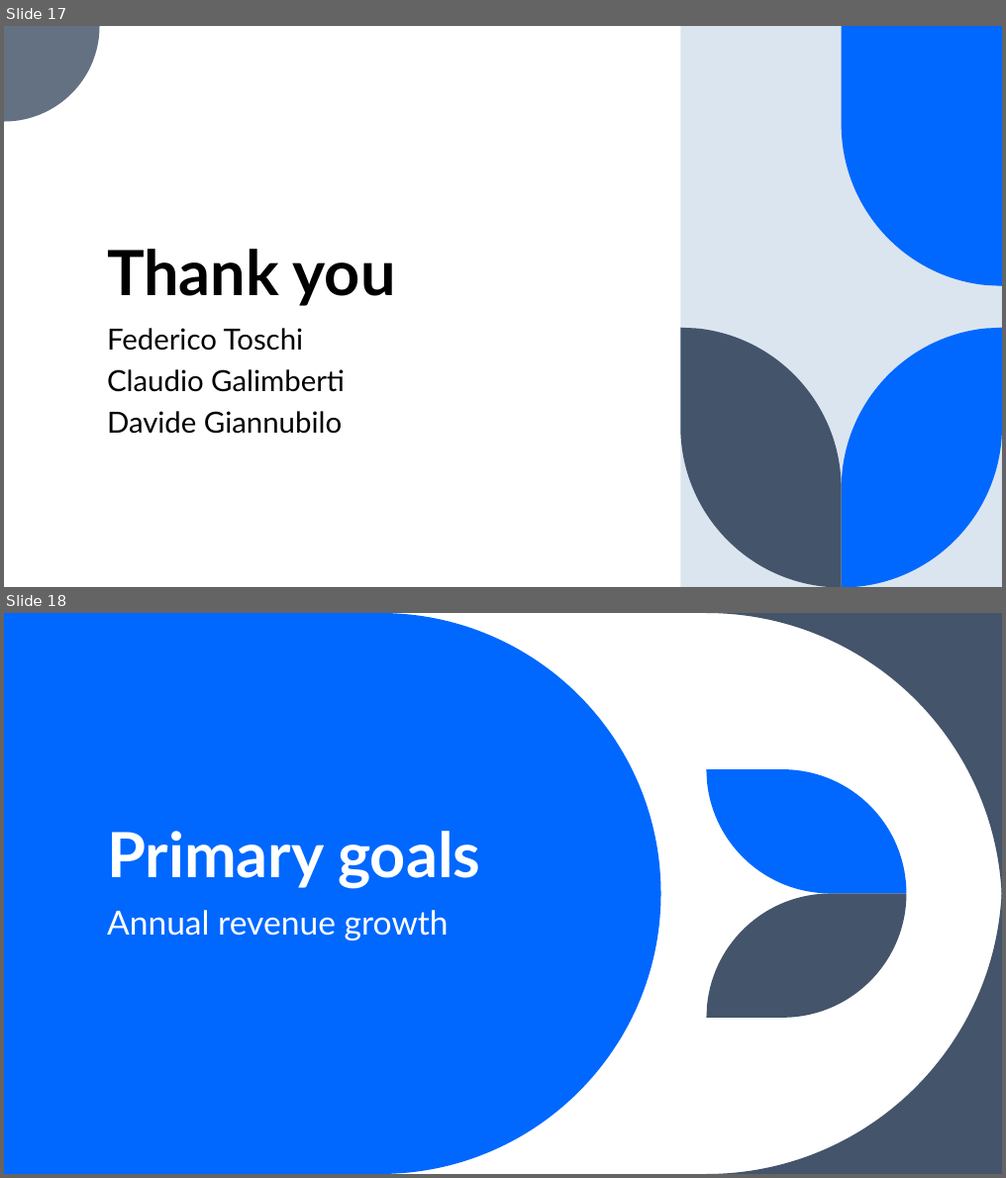
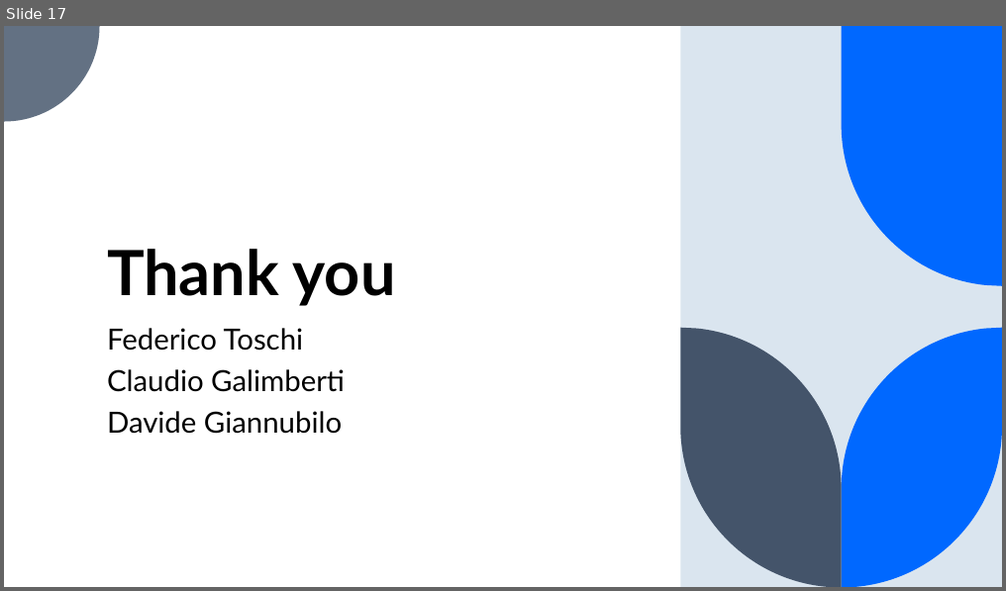
Before and after one commit to ftoschi14/DISTSYS-2023-Toschi-Giannubilo-Galimberti, a slide deck: Presentazione_Progetto_TGG.pptx. Shown one above the other, each under a label of ours: slides 17 and 18 before the commit, slide 17 after it. The pictures are 1006x1178 and 1006x591 pixels, drawn with LibreOffice and Linux fonts; fonts in the diff are those of the drawing. Boxes give left, top, right and bottom in pixels: in the first picture for what was removed or moved away, otherwise in the second. Text is boxed around its words. In the diff, an @@ line names an element or a change of style, - is before the commit and + after.

```diff
--- a/Presentazione_Progetto_TGG.pptx
+++ b/Presentazione_Progetto_TGG.pptx
@@ slide 18 removed at [4, 613, 1002, 1174], background #FFFFFF @@
@@ freeform shape removed at [4, 613, 661, 1174] @@
@@ freeform shape removed at [706, 613, 1002, 909] @@
@@ freeform shape removed at [706, 769, 906, 894] @@
@@ title removed at [107, 831, 480, 889] @@
-Primary goals
@@ freeform shape removed at [706, 878, 1002, 1174] @@
@@ freeform shape removed at [706, 894, 906, 1018] @@
@@ subtitle removed at [107, 910, 449, 941] @@
-Annual revenue growth
```
Also in this commit, not shown: 15 slides changed, 5 other slides removed.
